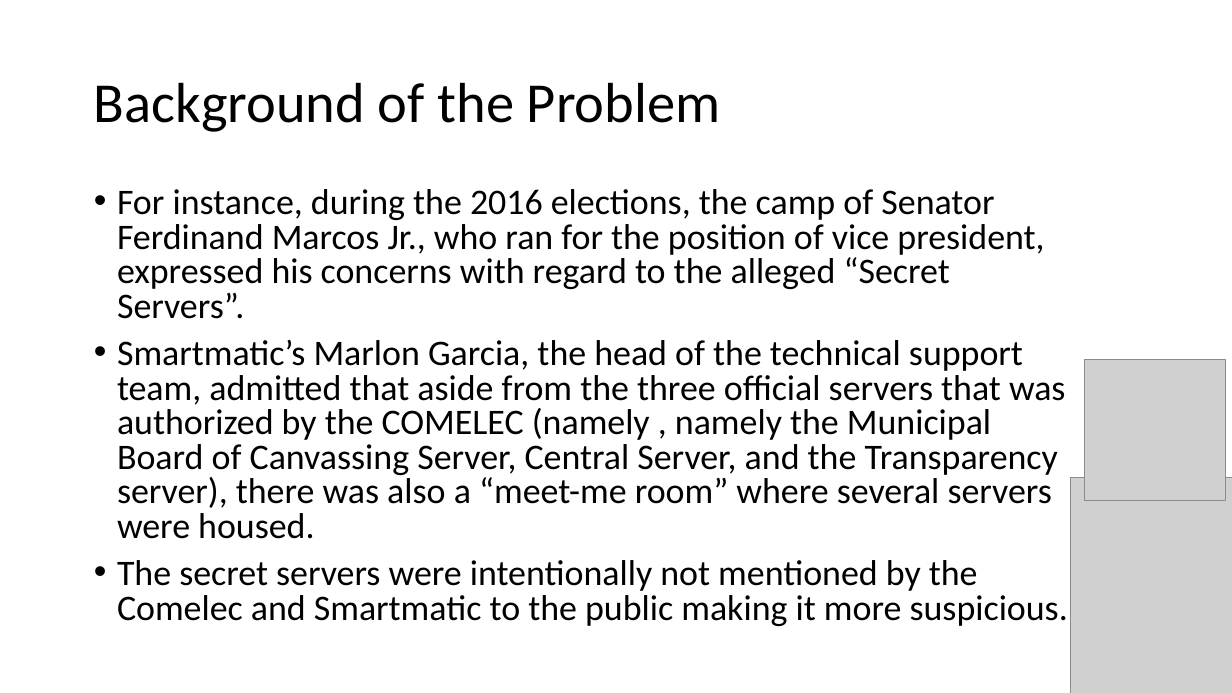
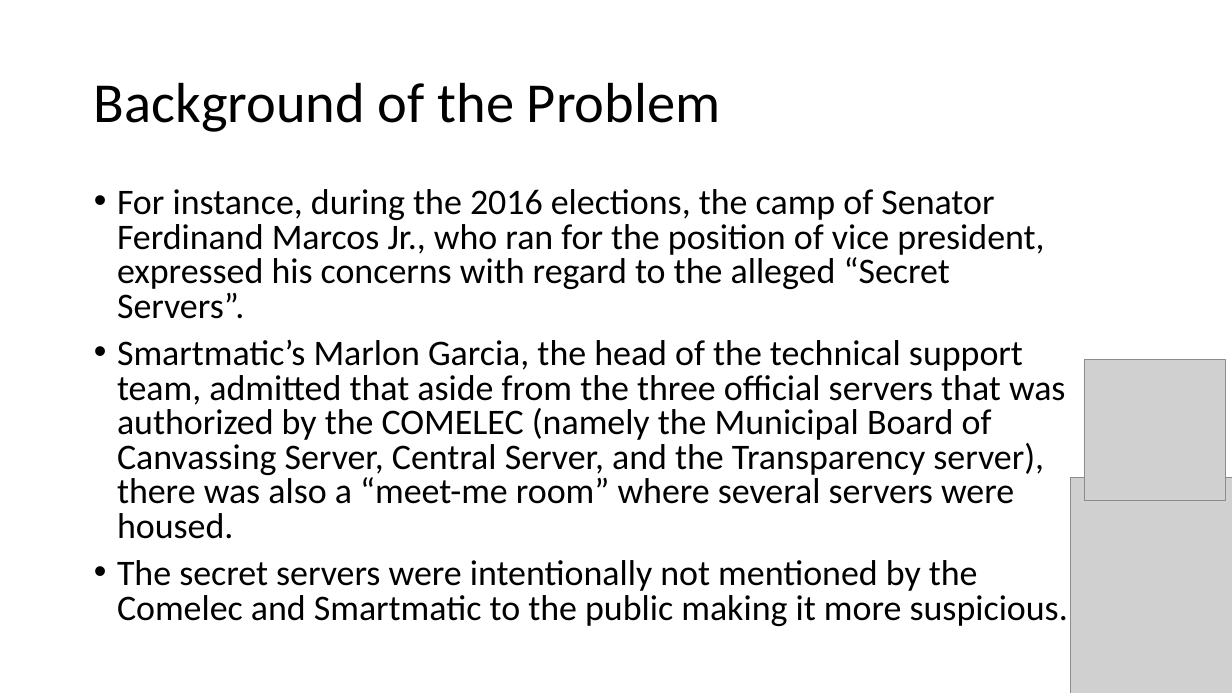
Before and after one commit to seans888/Project---Automate-Election, a slide deck: slide 4 of Documentation/Research Paper/SYSADD Presentation.pptx. Drawn at 1232x693 pixels with LibreOffice and Linux fonts; fonts in the diff are those of the drawing; grey boxes stand for pictures. Boxes give left, top, right and bottom in pixels: in the first picture for what was removed or moved away, otherwise in the second. Text is boxed around its words. In the diff, an @@ line names an element or a change of style, - is before the commit and + after.

```diff
--- a/Documentation/Research Paper/SYSADD Presentation.pptx
+++ b/Documentation/Research Paper/SYSADD Presentation.pptx
@@ text at bbox=[117, 339, 1066, 539]: text changed @@
-• Smartmatic’s Marlon Garcia, the head of the technical support team, admitted that aside from the three official servers that was authorized by the COMELEC (namely , namely the Municipal Board of Canvassing Server, Central Server, and the Transparency server), there was also a “meet-me room” where several servers were housed.
+• Smartmatic’s Marlon Garcia, the head of the technical support team, admitted that aside from the three official servers that was authorized by the COMELEC (namely the Municipal Board of Canvassing Server, Central Server, and the Transparency server), there was also a “meet-me room” where several servers were housed.
```
Also in this commit, not shown: 2 other files.
